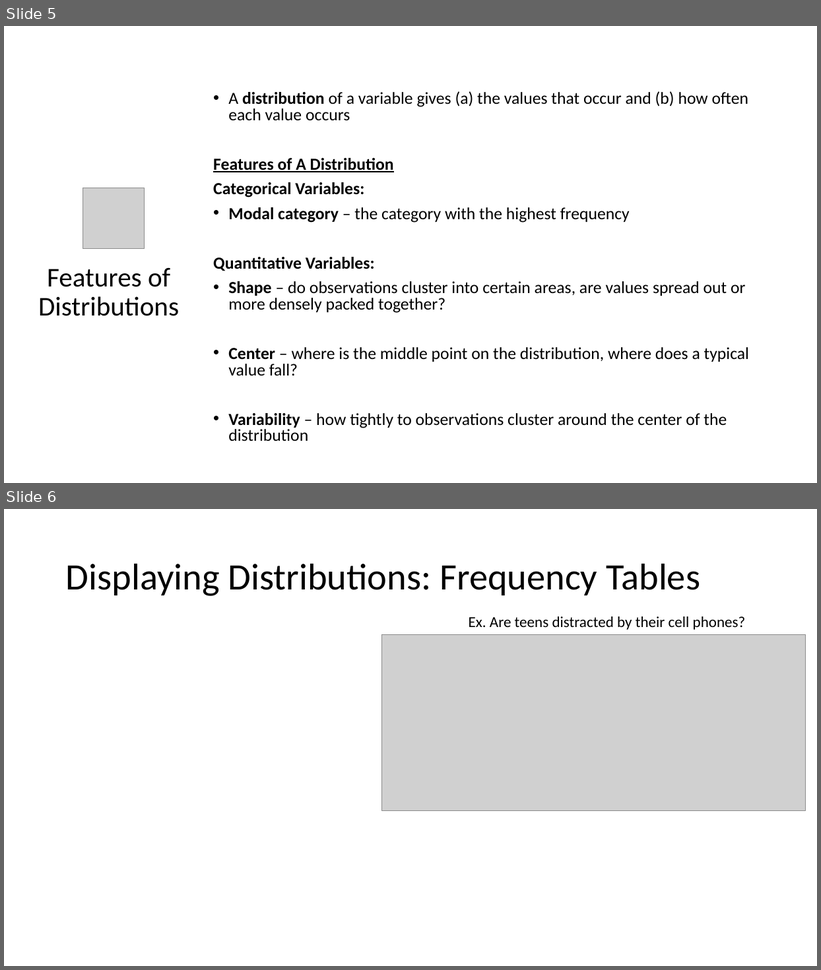
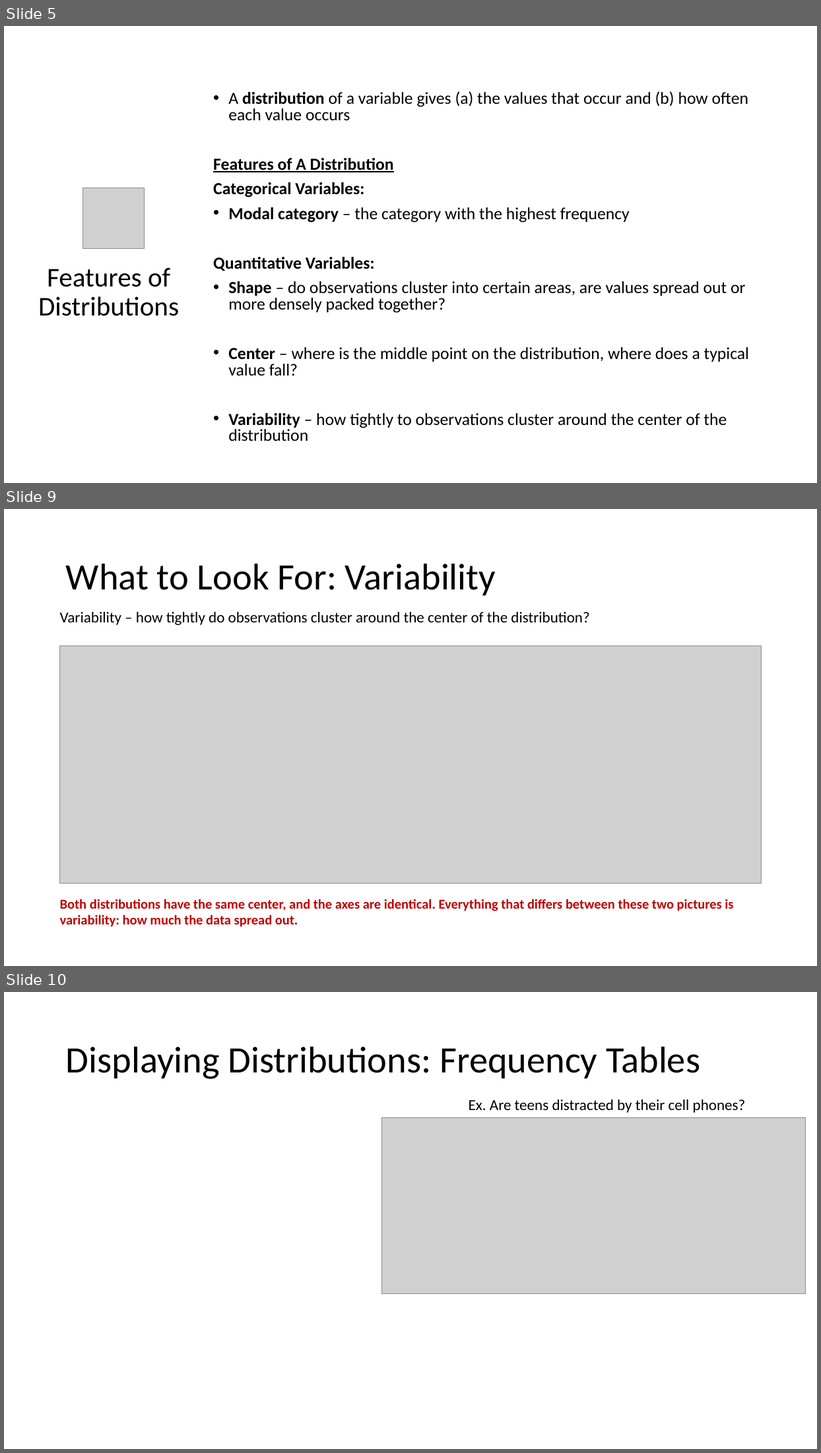
Before and after one commit to Jarred6068/Kvamme_UI_STAT251, a slide deck: docs/lecture_slides/Week 2/Week2_Lecture3_Slides_1_19_2024.pptx. Shown one above the other, each under a label of ours: slides 5 and 6 before the commit, slides 5, 9 and 10 after it; the slides between them are not shown. The pictures are 821x970 and 821x1453 pixels, drawn with LibreOffice and Linux fonts; fonts in the diff are those of the drawing; grey boxes stand for pictures. Boxes give left, top, right and bottom in pixels: in the first picture for what was removed or moved away, otherwise in the second. Text is boxed around its words. In the diff, an @@ line names an element or a change of style, - is before the commit and + after.

Commit message:
Add distribution feature figure assets
Add a new R script (`docs/assets/make_distribution_feature_figures.R`) to generate four lecture visuals for distribution concepts (modal category, shape, center, and variability), and include the rendered PNG outputs in `docs/assets/` for use in the Week 2 Lecture 3 slides.

```diff
--- a/docs/lecture_slides/Week 2/Week2_Lecture3_Slides_1_19_2024.pptx
+++ b/docs/lecture_slides/Week 2/Week2_Lecture3_Slides_1_19_2024.pptx
@@ slide 9 added at [4,509,817,966], background #FFFFFF @@
@@ title added at [66,563,496,595], 44 pt, text #000000 @@
+What to Look For: Variability
@@ text added at [60,612,589,625], 18 pt, text #000000 @@
+Variability – how tightly do observations cluster around the center of the distribution?
@@ picture added at [60,646,762,883] @@
@@ text added at [60,899,733,927], 16 pt, text #C00000, bold @@
+Both distributions have the same center, and the axes are identical. Everything that differs between these two pictures is variability: how much the data spread out.
@@ what was slide 6 is now slide 10 @@
```
Also in this commit, not shown: 1 slide changed, 3 other slides added, 7 other files.
